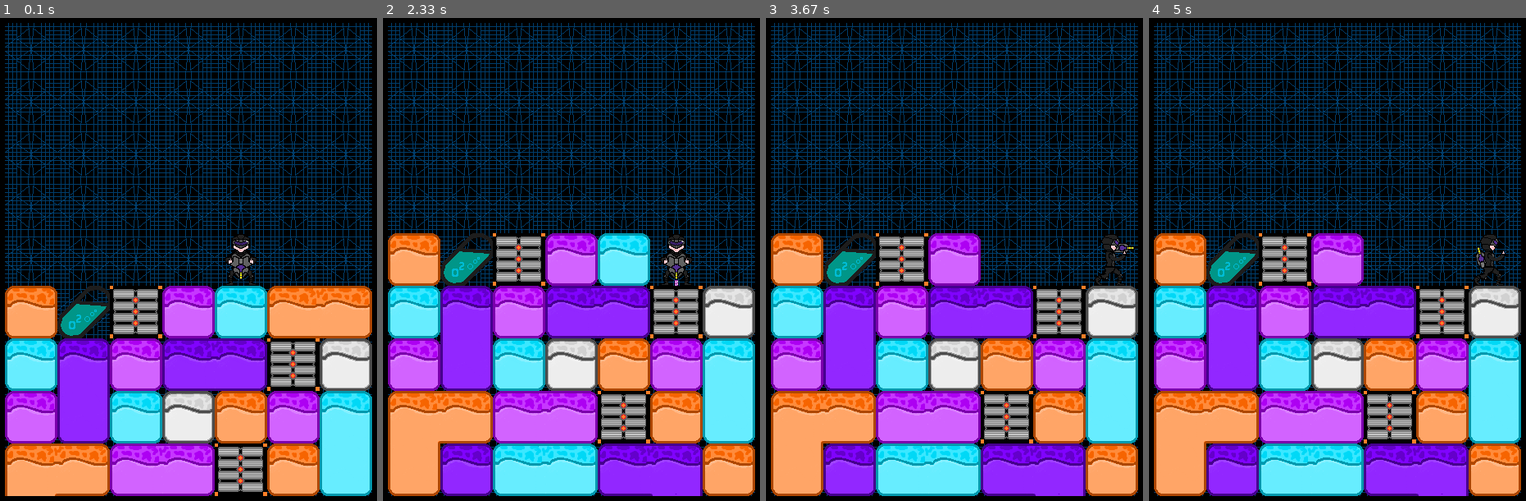
Above: before the commit, frames 1-4 (left to right).
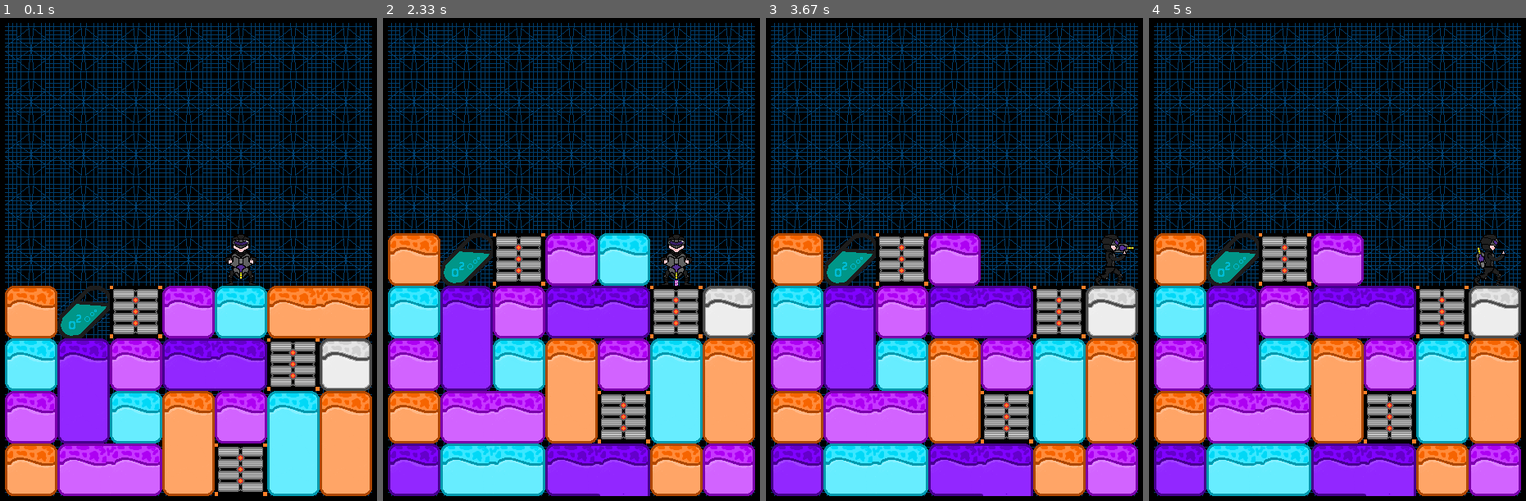
Above: after the commit, the same moments.

Repository: aurelieduprez/Mr.Driller
Game: pygame game, started from Mr. Driller/main.py
The game is run twice, just before and just after one commit, with the same random seed, the same clock (stepped at 60 frames per second) and the same inputs.
Inputs:
- Up to frame 1 (0.1 s): no input
- Up to frame 2 (2.33 s): hold Right 0.33-0.8 s; hold Right 1.17-1.63 s; hold Left 1.67-2.2 s; tap D at 1.82 s; hold Down from 2.23 s (still down)
- Up to frame 3 (3.67 s): release Down at 2.53 s; hold Left 2.57-2.97 s; hold Up 3-3.37 s; tap D at 3.15 s; hold Right from 3.4 s (still down)
- Up to frame 4 (5 s): release Right at 4.03 s; hold Up 4.07-4.43 s; hold Left 4.47-4.93 s; tap D at 4.62 s; hold Right from 4.97 s (still down)

The runs differ from the first frame. In frame 1, 12% of the frame differs, in the area x 1-99%, y 77-99%; in frame 2, 20%, in the area x 1-99%, y 66-99%; in frame 3, 20%; in frame 4, 20%.

Commit message:
downed solo blocks generation

Diff:
--- a/Mr. Driller/level.py
+++ b/Mr. Driller/level.py
@@ -4,7 +4,7 @@
 level = []
 
 
-def generateLvl(colors, lines, width,pillP=5,PillPL=5,PillMLE=5,SoloP=20,UnbreakableP=5,DelayedP=0):    # This returns a 2D array of blocks [Y][X]
+def generateLvl(colors, lines, width,pillP=5,PillPL=5,PillMLE=5,SoloP=10,UnbreakableP=5,DelayedP=0):    # This returns a 2D array of blocks [Y][X]
     #pillPL est le nombre de pill par level
     #pillMLE est le nombre minimum de lignes entre chaque pill
     LineRemainBeforePill = 0
